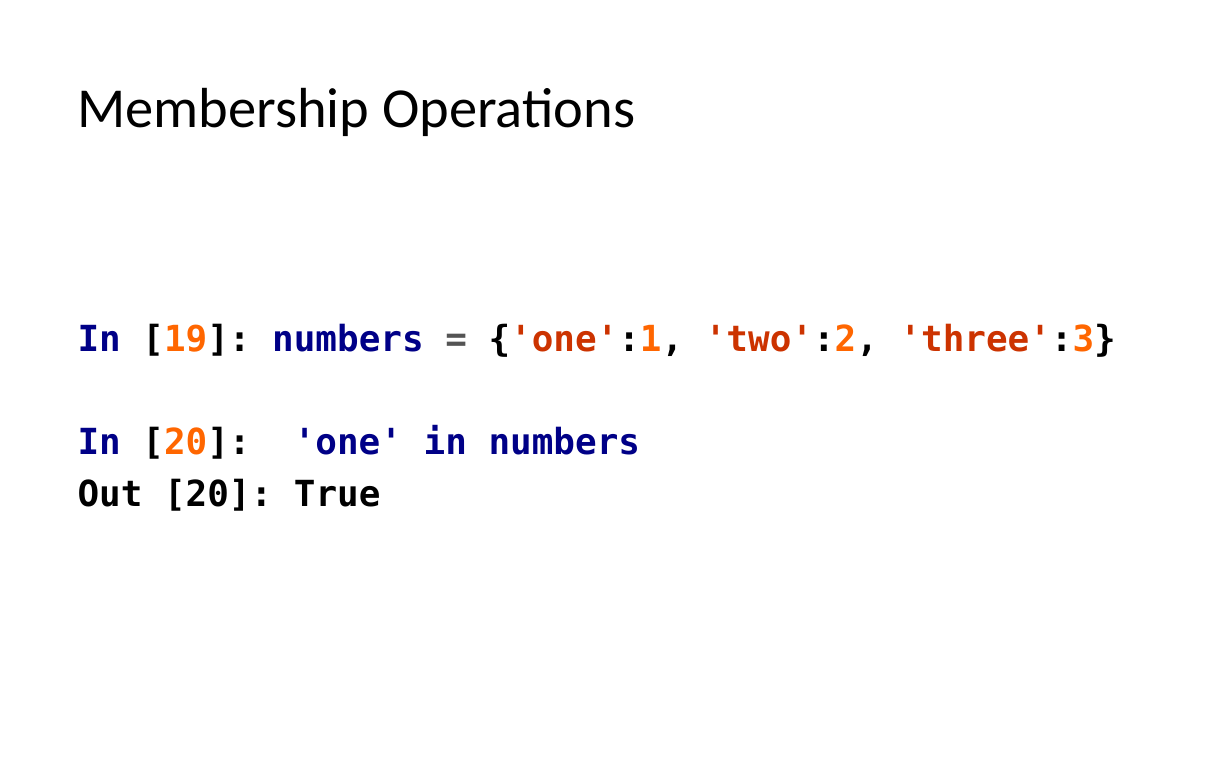
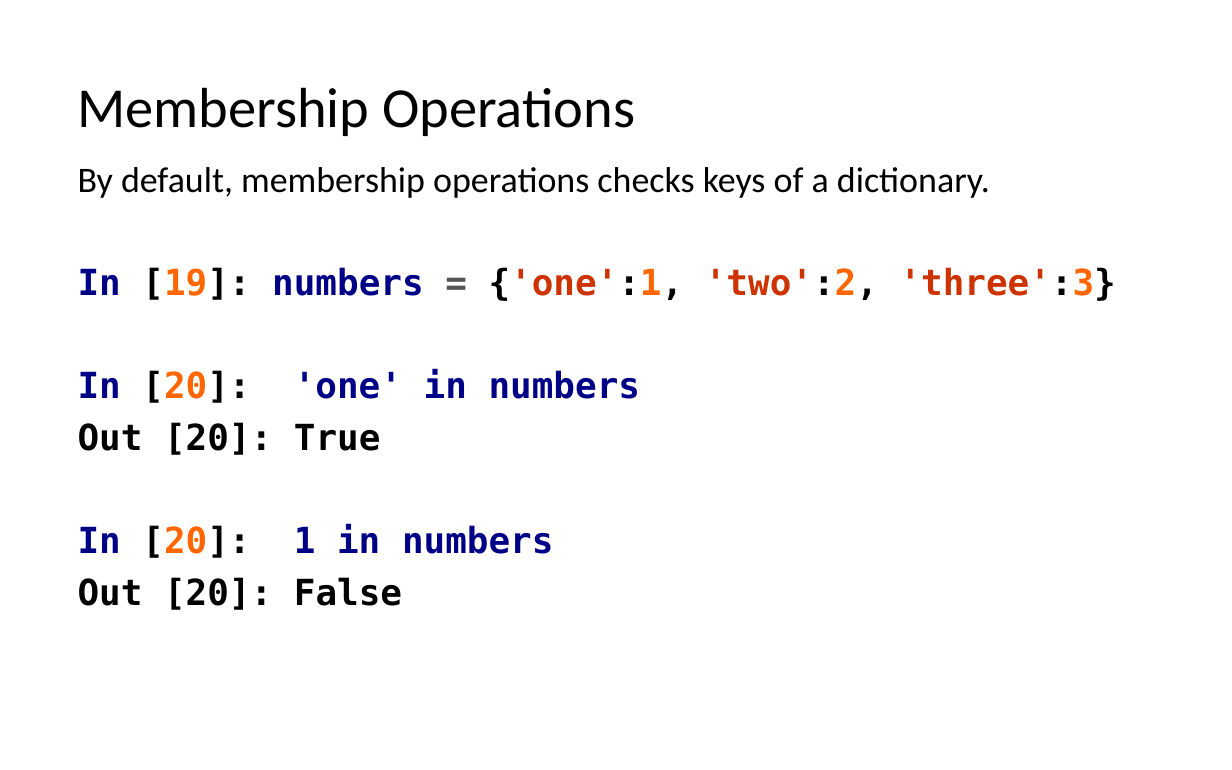
Before and after one commit to LongBaoNguyen/longbaonguyen.github.io, a slide deck: slide 22 of courses/apcsp/lect7.pptx (slide 16 before the commit). Drawn at 1232x770 pixels with LibreOffice and Linux fonts; fonts in the diff are those of the drawing. Boxes give left, top, right and bottom in pixels: in the first picture for what was removed or moved away, otherwise in the second. Text is boxed around its words. In the diff, an @@ line names an element or a change of style, - is before the commit and + after.

```diff
--- a/courses/apcsp/lect7.pptx
+++ b/courses/apcsp/lect7.pptx
@@ text at [78, 167, 990, 198]: paragraph added @@
+By default, membership operations checks keys of a dictionary.
@@ text at [78, 525, 553, 610]: paragraphs added @@
+In [20]: 1 in numbers
+Out [20]: False
```
Also in this commit, not shown: 8 other slides changed, 7 slides added, 2 other files.
